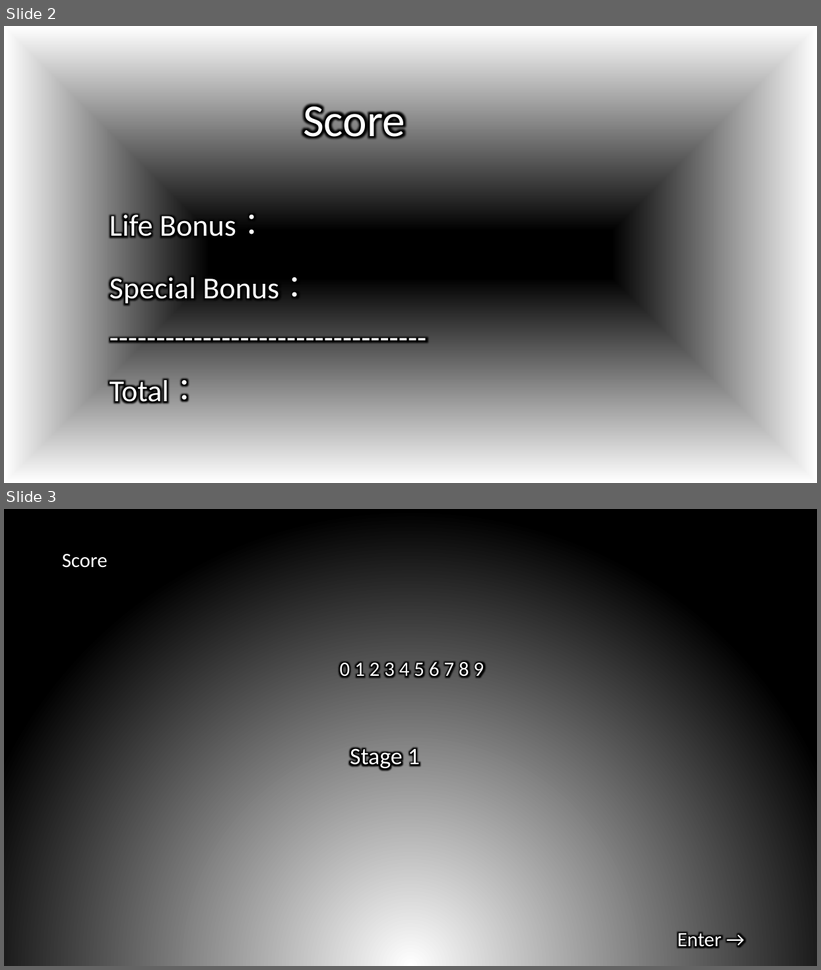
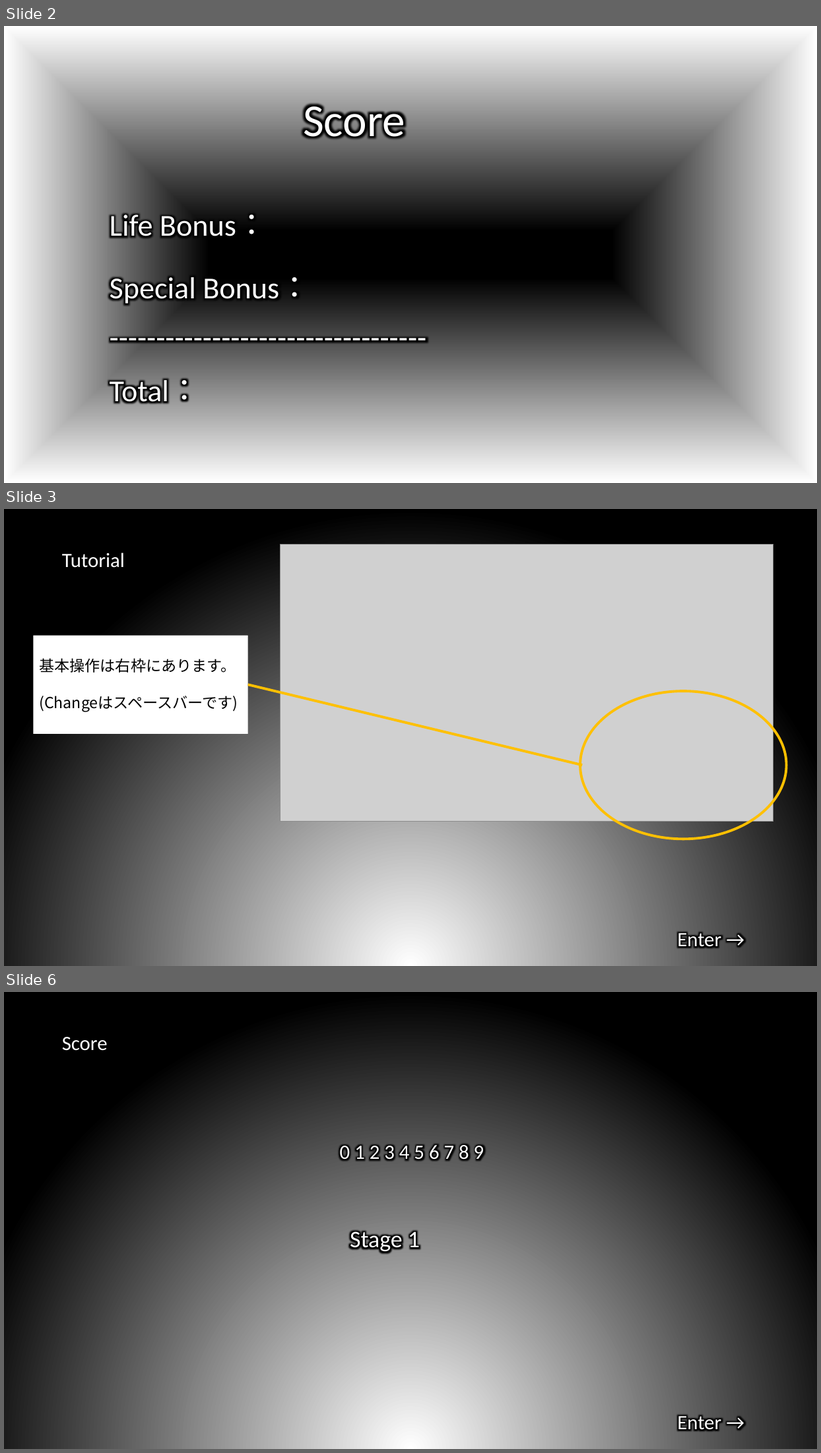
Before and after one commit to ayieru/GMProject, a slide deck: main/Project1/Asset/Texture/cretate.pptx. Shown one above the other, each under a label of ours: slides 2 and 3 before the commit, slides 2, 3 and 6 after it; the slides between them are not shown. The pictures are 821x970 and 821x1453 pixels, drawn with LibreOffice and Linux fonts; fonts in the diff are those of the drawing; grey boxes stand for pictures. Boxes give left, top, right and bottom in pixels: in the first picture for what was removed or moved away, otherwise in the second. Text is boxed around its words. In the diff, an @@ line names an element or a change of style, - is before the commit and + after.

```diff
--- a/main/Project1/Asset/Texture/cretate.pptx
+++ b/main/Project1/Asset/Texture/cretate.pptx
@@ slide 3 added at box(4, 509, 817, 966), background gradient #FFFFFF to #000000 @@
@@ picture added at box(281, 544, 774, 821) @@
@@ text added at box(62, 553, 125, 568), 24 pt, text #FFFFFF @@
+Tutorial
@@ rectangle added at box(33, 635, 248, 734), fill #FFFFFF, 18 pt, text #000000 @@
+基本操作は右枠にあります。
+(Changeはスペースバーです)
@@ line added from (582, 765) to (248, 685), #FFC000 3 pt @@
@@ ellipse added at box(580, 691, 787, 840), outline #FFC000 3 pt @@
@@ text added at box(677, 932, 721, 949), 24 pt, text #FFFFFF @@
+Enter →
@@ what was slide 3 is now slide 6 @@
```
Also in this commit, not shown: 3 other slides added, 30 other files.
